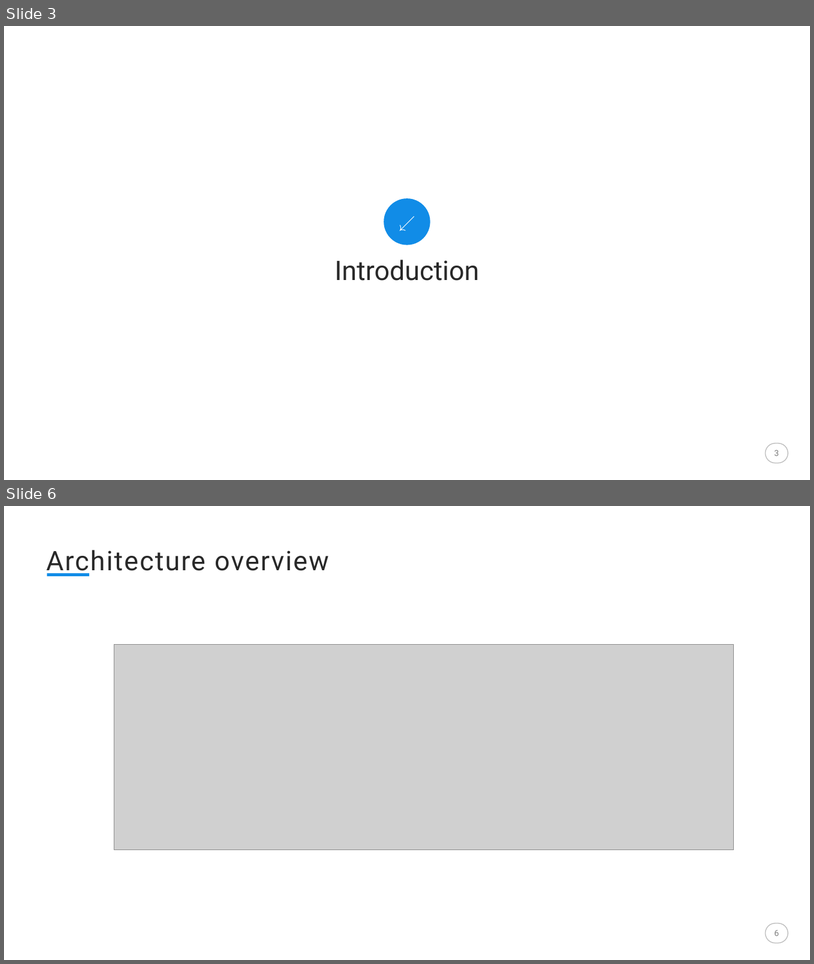
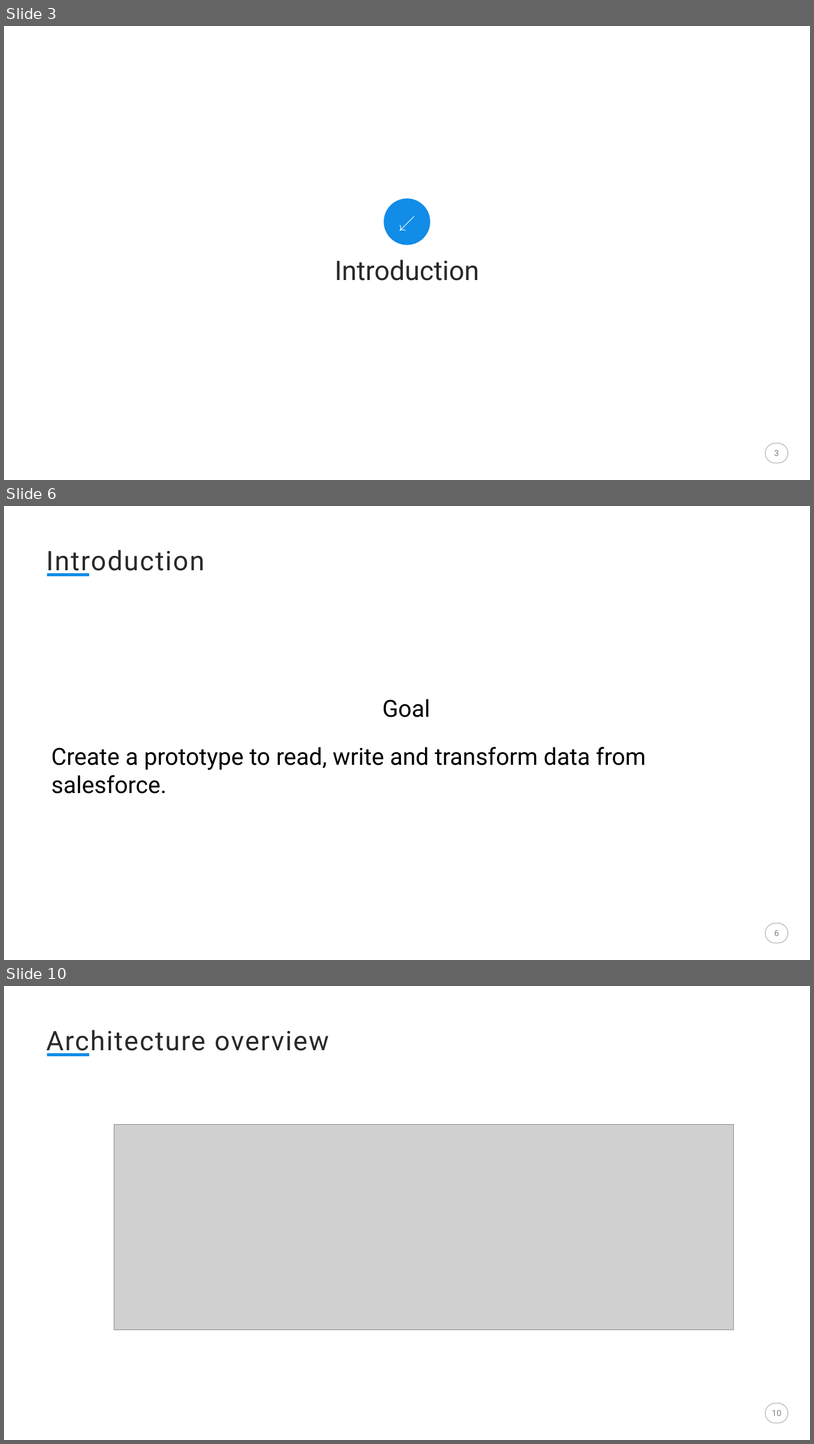
Before and after one commit to EIS-Bonn/MA-INF3232-Lab-SS2015, a slide deck: GroupF/Presentations/Final Presentation.pptx. Shown one above the other, each under a label of ours: slides 3 and 6 before the commit, slides 3, 6 and 10 after it; the slides between them are not shown. The pictures are 814x964 and 814x1444 pixels, drawn with LibreOffice and Linux fonts; fonts in the diff are those of the drawing; grey boxes stand for pictures. Boxes give left, top, right and bottom in pixels: in the first picture for what was removed or moved away, otherwise in the second. Text is boxed around its words. In the diff, an @@ line names an element or a change of style, - is before the commit and + after.

Commit message:
added introduction and requirements part

```diff
--- a/GroupF/Presentations/Final Presentation.pptx
+++ b/GroupF/Presentations/Final Presentation.pptx
@@ slide 6 added at [4,506,810,960], background #FFFFFF; not listed: 2 template elements that a slide beside it also shows @@
@@ text added at [46,550,204,576], 32 pt, text #282828 @@
+Introduction
@@ text added at [51,699,646,770], 28 pt, text #000000 @@
+Goal
+Create a prototype to read, write and transform data from salesforce.
@@ page number added at [774,930,779,936], 10 pt, text #808080 @@
+6
@@ what was slide 6 is now slide 10 @@
@@ page number at [772,1410,782,1416]: text changed @@
-6
+10
```
Also in this commit, not shown: 5 slides changed, 3 other slides added.
